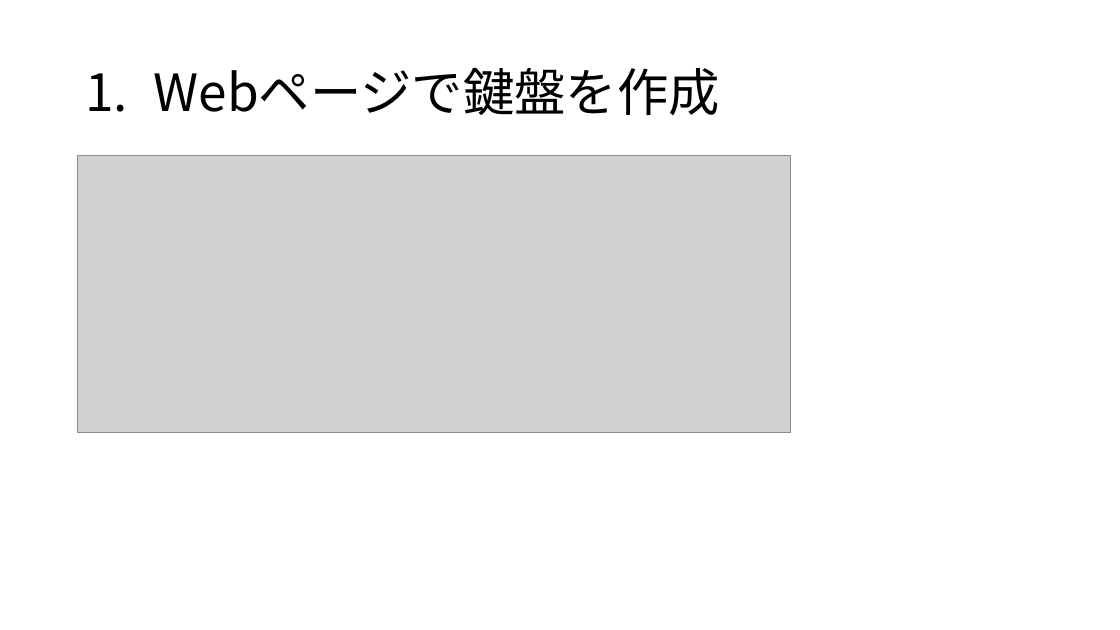
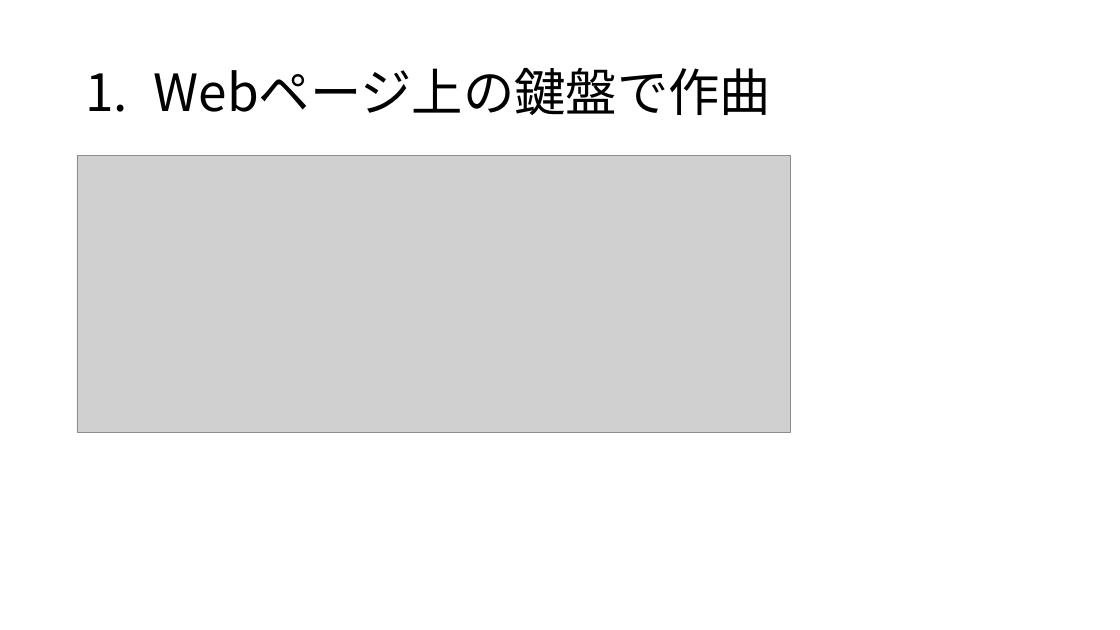
Before and after one commit to yoshitake266/bitComposer_prj, a slide deck: slide 6 of presentation/bit Composer.pptx. Drawn at 1120x630 pixels with LibreOffice and Linux fonts; fonts in the diff are those of the drawing; grey boxes stand for pictures. Boxes give left, top, right and bottom in pixels: in the first picture for what was removed or moved away, otherwise in the second. Text is boxed around its words. In the diff, an @@ line names an element or a change of style, - is before the commit and + after.

```diff
--- a/presentation/bit Composer.pptx
+++ b/presentation/bit Composer.pptx
@@ title at [154, 68, 772, 115]: text changed @@
-1. Webページで鍵盤を作成
+1. Webページ上の鍵盤で作曲
```
Also in this commit, not shown: 3 other slides changed.
